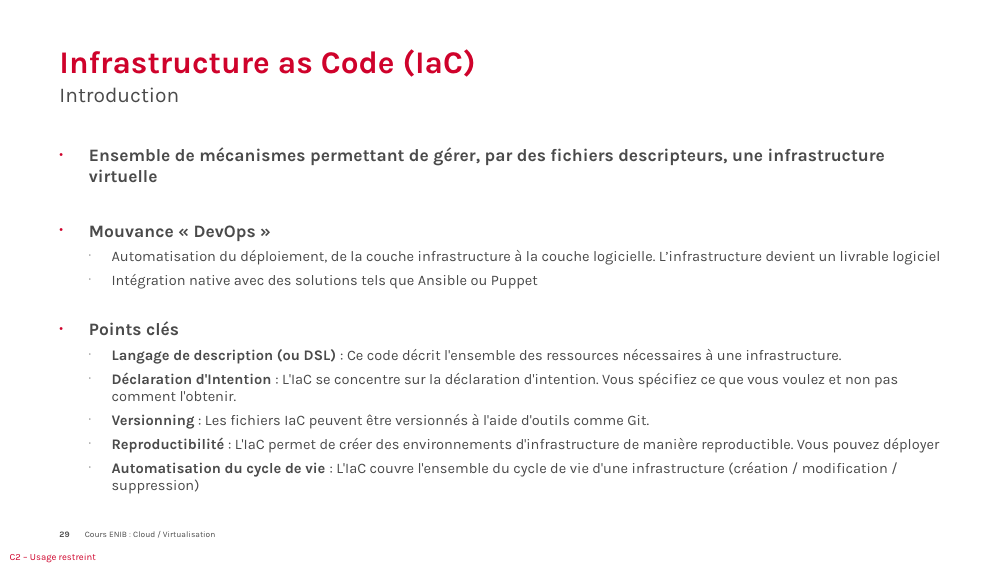
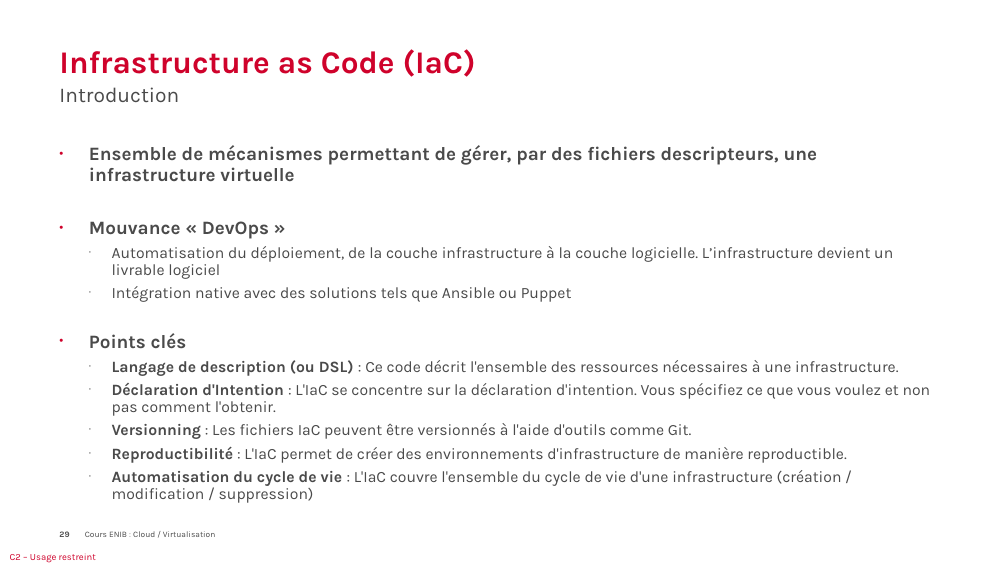
Before and after one commit to yoann2968/enib-cloud, a slide deck: slide 29 of Cours_ENIB_2026.pptx. Drawn at 1008x567 pixels with LibreOffice and Linux fonts; fonts in the diff are those of the drawing; background and template pictures are left out. Boxes give left, top, right and bottom in pixels: in the first picture for what was removed or moved away, otherwise in the second. Text is boxed around its words. In the diff, an @@ line names an element or a change of style, - is before the commit and + after.

Commit message:
Mise à jour du powerpoint

```diff
--- a/Cours_ENIB_2026.pptx
+++ b/Cours_ENIB_2026.pptx
@@ text at bbox=[89, 145, 931, 503]: size 16.6 to 18 pt in "Ensemble de mécanismes permettant de gérer, par ...", "Mouvance « DevOps »", "Points clés"; size 13.9 to 15 pt in "Automatisation du déploiement, de la couche infrastructure ...", "Intégration native avec des solutions tels que ...", "Langage de description (ou DSL) : Ce ...", "Déclaration d'Intention : L'IaC se concentre sur ..." and 2 more places; line spacing 1 to 0.9 @@
@@ text at bbox=[112, 447, 846, 463]: text changed; size 13.9 to 15 pt @@
-  • Reproductibilité : L'IaC permet de créer des environnements d'infrastructure de manière reproductible. Vous pouvez déployer
+  • Reproductibilité : L'IaC permet de créer des environnements d'infrastructure de manière reproductible.
```
